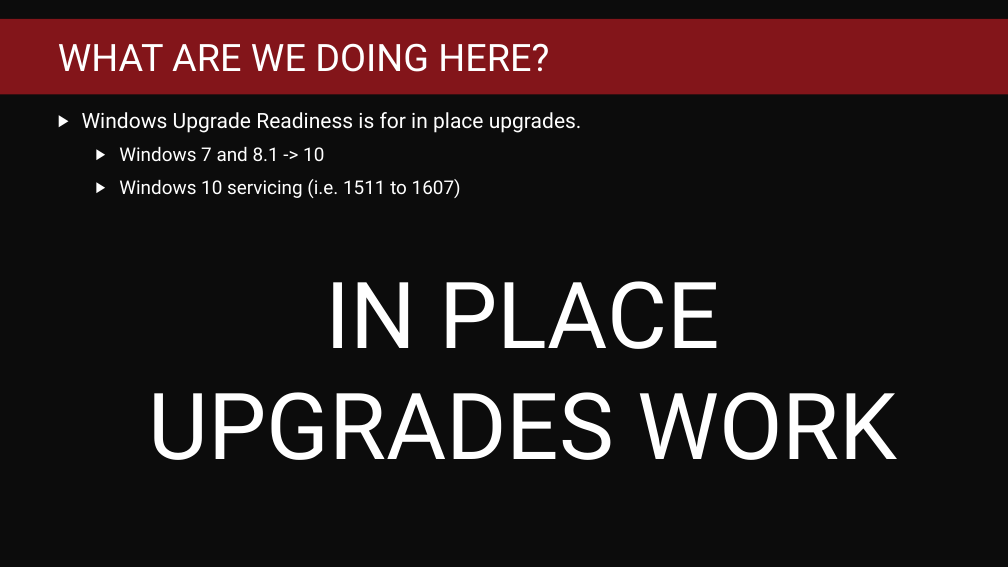
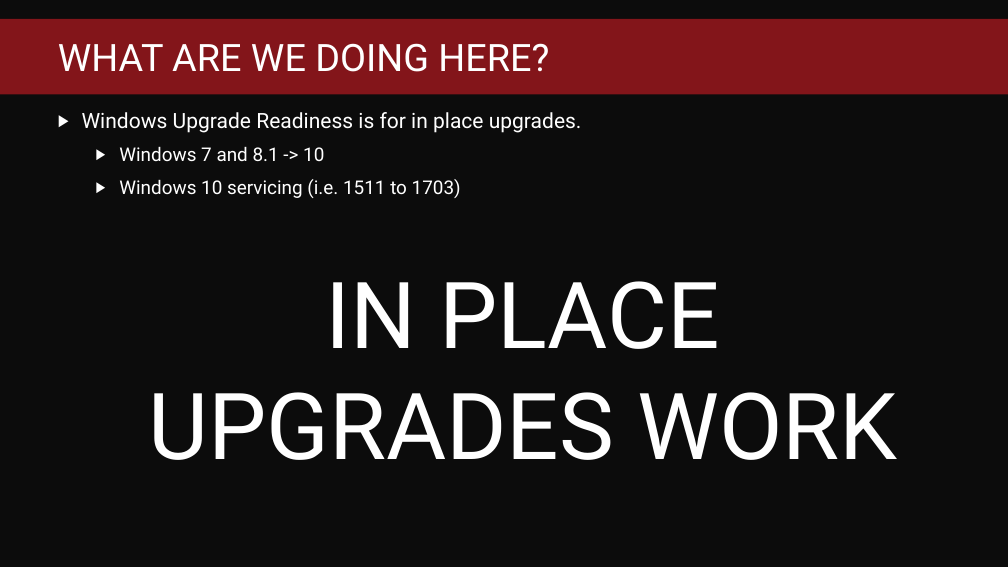
Before and after one commit to fredbainbridge/WindowsUpgradeReadiness, a slide deck: slide 4 of MMS 2017 - Windows Upgrade Readiness.pptx. Drawn at 1008x567 pixels with LibreOffice and Linux fonts; fonts in the diff are those of the drawing; background and template pictures are left out. Boxes give left, top, right and bottom in pixels: in the first picture for what was removed or moved away, otherwise in the second. Text is boxed around its words. In the diff, an @@ line names an element or a change of style, - is before the commit and + after.

```diff
--- a/MMS 2017 - Windows Upgrade Readiness.pptx
+++ b/MMS 2017 - Windows Upgrade Readiness.pptx
@@ text at (119,179,461,198): text changed @@
-  ▶ Windows 10 servicing (i.e. 1511 to 1607)
+  ▶ Windows 10 servicing (i.e. 1511 to 1703)
```
Also in this commit, not shown: 8 other slides changed, 1 slide added.
